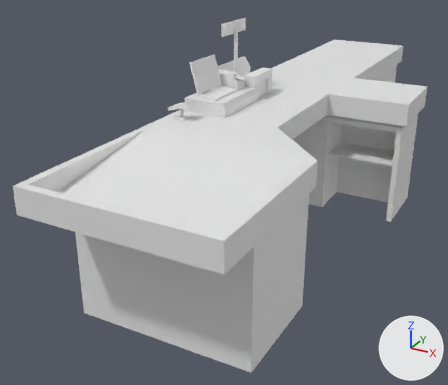
What one commit did to the FBX model Assets/Meshes/Models/mesh_cashout_01.fbx.
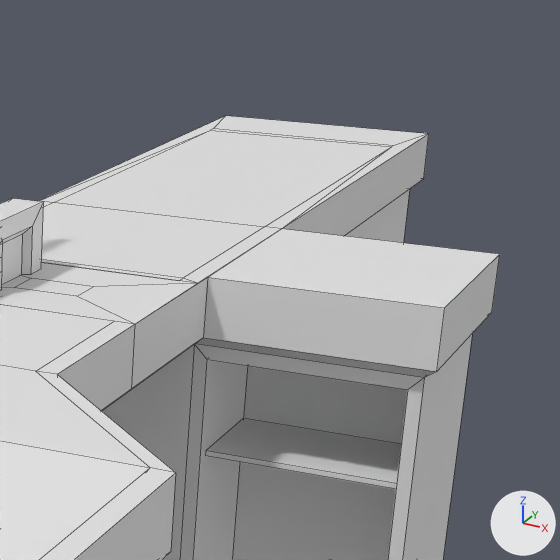
There are two pictures of each version: one whole from a 50 mm lens placed at (0.0243, -0.0253, 0.0233), pointed at (0.0016, 0.016, 0.0027), one close up on the part from 58% to 100% of the width and 0% to 49% of the height. The lights are fixed; the arrows at lower right show +X, +Y and +Z. The close-ups show mesh edges as thin lines. Materials are left out; every surface is plain grey. Where no turn or scale is listed for an object, it has been applied to the vertices. Vertices at the same position are counted once.

Names of what the first close-up shows: 'mesh_cashout_01'.
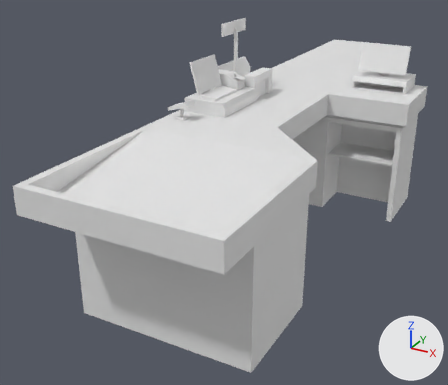
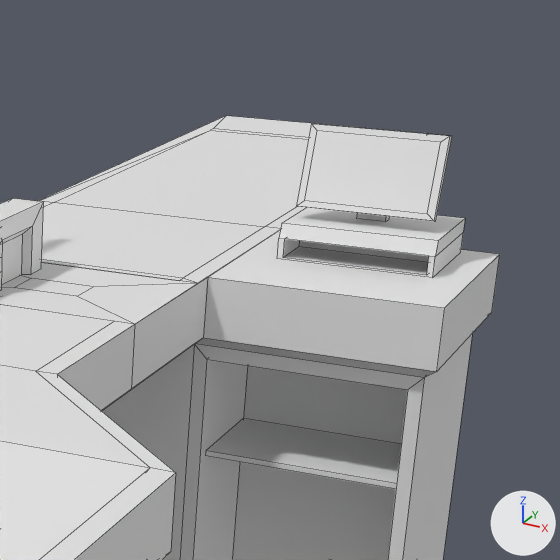
Where the newer file only moved an object's origin or applied its transform, the numbers keep the older frame.

Pixel boxes [x1, y1, x2, y2] of what changed, in the close-ups (560 x 560 px):
part 1 of me_mesh, added: after [357, 213, 389, 222]
part 2 of me_mesh, added: after [277, 207, 465, 278]
part 3 of me_mesh, added: after [296, 124, 452, 221]

The change, as a diff of the scene's bpy script:
```diff
--- a/Assets/Meshes/Models/mesh_cashout_01.fbx.py
+++ b/Assets/Meshes/Models/mesh_cashout_01.fbx.py
@@ me_mesh @@
 # used by ob_mesh_cashout_01; location = (0.0, 0.0, 0.0)
-me_mesh.from_pydata(...)  # 310 vertices, 226 faces; spans x -0.0005..0.0143, y -0.0039..0.0469, z 0.0..0.016
+me_mesh.from_pydata(...)  # 356 vertices, 258 faces; spans x -0.0005..0.0143, y -0.0039..0.0469, z 0.0..0.016
+# me_mesh part 1: the loose piece of 12 vertices spanning x 0.0003..0.0009, y 0.014..0.0147, z 0.0113..0.0131 is copied, and the copy is turned -90 degrees about the z axis through its middle and scaled by 1.04, then moved by (0.0103, 0.0127, 0.0); it spans x 0.0105..0.0114, y 0.0267..0.0274, z 0.0113..0.013
+# me_mesh part 2: a new loose piece of 22 vertices spanning x 0.0088..0.0132, y 0.0253..0.0286, z 0.0103..0.0113
+# me_mesh part 3
+# 12 vertices are added at x 0.009..0.0129, y 0.0262..0.0272, z 0.0116..0.0139
+# 10 new faces join them
```
